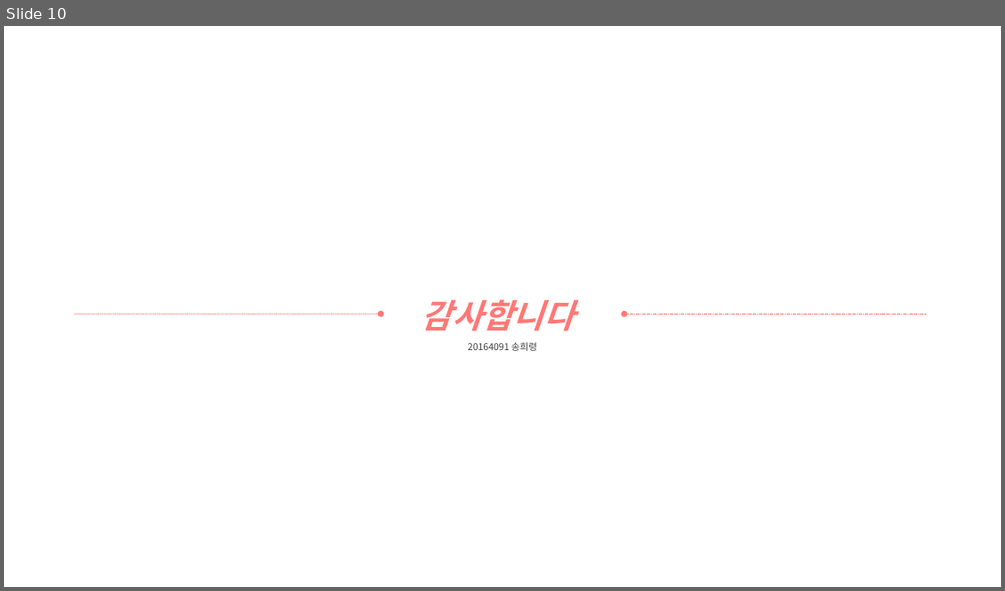
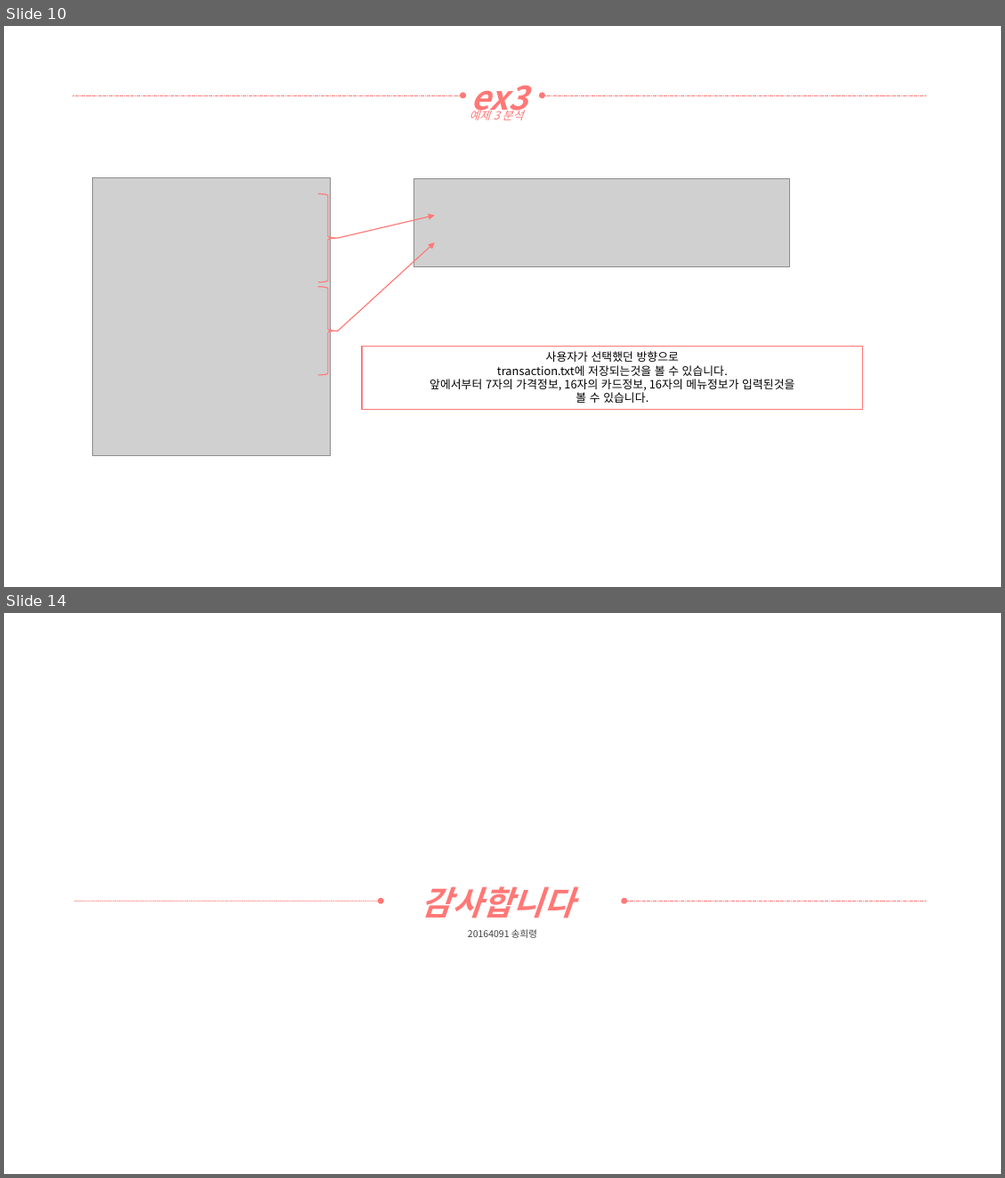
Before and after one commit to yooatom2200/Programing_Base_2, a slide deck: 1장/20164091-송희령-7주차 과제1.pptx. Shown one above the other, each under a label of ours: slide 10 before the commit, slides 10 and 14 after it; the slides between them are not shown. The pictures are 1005x591 and 1005x1178 pixels, drawn with LibreOffice and Linux fonts; fonts in the diff are those of the drawing; grey boxes stand for pictures. Boxes give left, top, right and bottom in pixels: in the first picture for what was removed or moved away, otherwise in the second. Text is boxed around its words. In the diff, an @@ line names an element or a change of style, - is before the commit and + after.

```diff
--- a/1장/20164091-송희령-7주차 과제1.pptx
+++ b/1장/20164091-송희령-7주차 과제1.pptx
@@ slide 10 added at (x1=4, y1=26, x2=1001, y2=587), background #FFFFFF @@
@@ arrow added from (73, 95) to (463, 95), #FF7876 0.5 pt dashed @@
@@ text added at (x1=470, y1=85, x2=527, y2=119), 32 pt, text #FF7876, bold, italic @@
+ex3
@@ arrow added from (926, 95) to (542, 95), #FF7876 0.5 pt dashed @@
@@ text added at (x1=469, y1=108, x2=524, y2=120), 11 pt, text #FF7876, italic @@
+예제 3 분석
@@ picture added at (x1=92, y1=178, x2=330, y2=455) @@
@@ picture added at (x1=413, y1=178, x2=790, y2=267) @@
@@ right brace added at (x1=318, y1=193, x2=338, y2=281), outline #FF7876 1 pt @@
@@ arrow added from (338, 238) to (435, 216), #FF7876 1 pt @@
@@ arrow added from (338, 331) to (435, 242), #FF7876 1 pt @@
@@ right brace added at (x1=318, y1=286, x2=338, y2=375), outline #FF7876 1 pt @@
@@ rectangle added at (x1=362, y1=346, x2=863, y2=409), outline #FF7876 1 pt, 11 pt, text #000000 @@
+사용자가 선택했던 방향으로
+transaction.txt에 저장되는것을 볼 수 있습니다.
+앞에서부터 7자의 가격정보, 16자의 카드정보, 16자의 메뉴정보가 입력된것을
+볼 수 있습니다.
@@ what was slide 10 is now slide 14 @@
```
Also in this commit, not shown: 3 other slides added, 2 other files.
